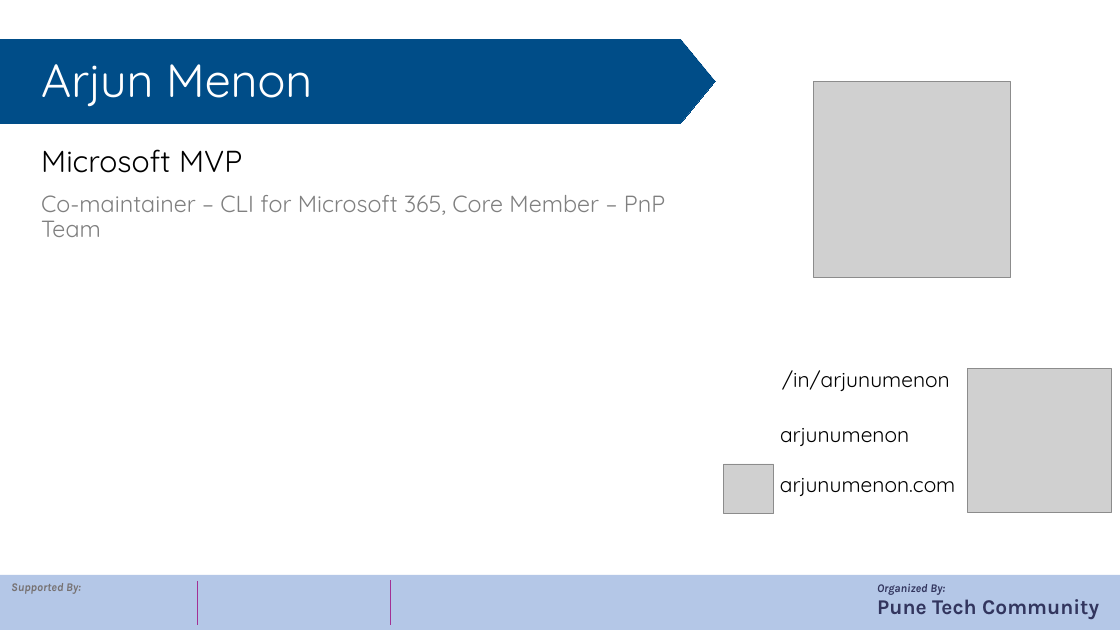
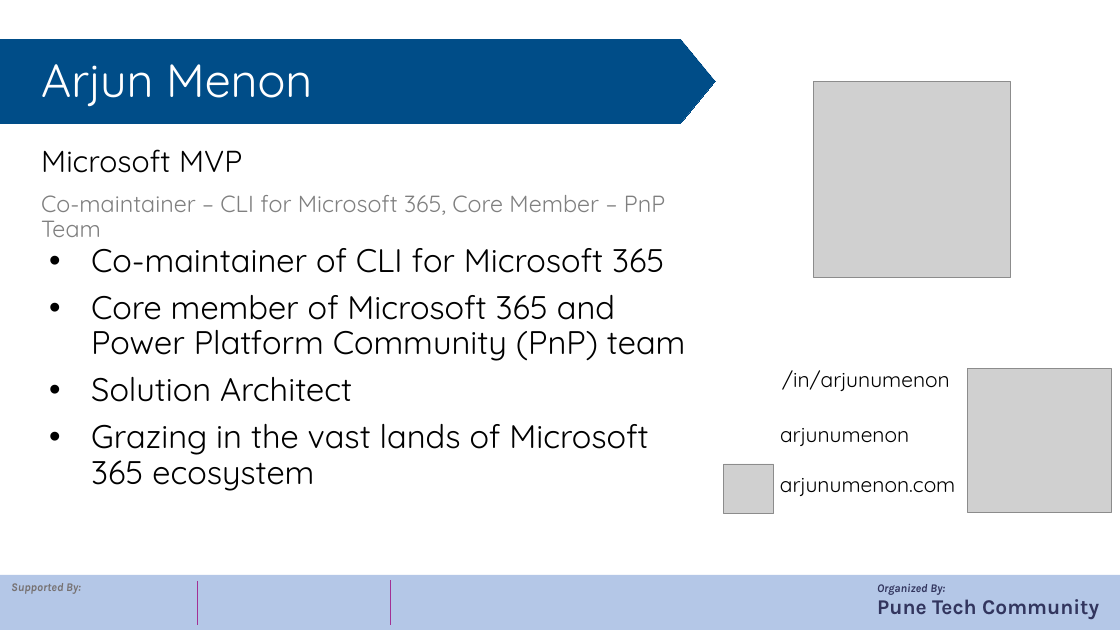
Before and after one commit to arjunumenon/M365Sat-Pune-2024, a slide deck: slide 3 of deck/M365DevProxy - Arjun Menon.pptx. Drawn at 1120x630 pixels with LibreOffice and Linux fonts; fonts in the diff are those of the drawing; grey boxes stand for pictures; background and template pictures are left out. Boxes give left, top, right and bottom in pixels: in the first picture for what was removed or moved away, otherwise in the second. Text is boxed around its words. In the diff, an @@ line names an element or a change of style, - is before the commit and + after.

Commit message:
Completed the deck.

```diff
--- a/deck/M365DevProxy - Arjun Menon.pptx
+++ b/deck/M365DevProxy - Arjun Menon.pptx
@@ text added at (91,248,686,491), 28 pt, text #000000 @@
+• Co-maintainer of CLI for Microsoft 365
+• Core member of Microsoft 365 and Power Platform Community (PnP) team
+• Solution Architect
+• Grazing in the vast lands of Microsoft 365 ecosystem
```
Also in this commit, not shown: 2 other slides changed, 6 slides added, 3 slides removed.
